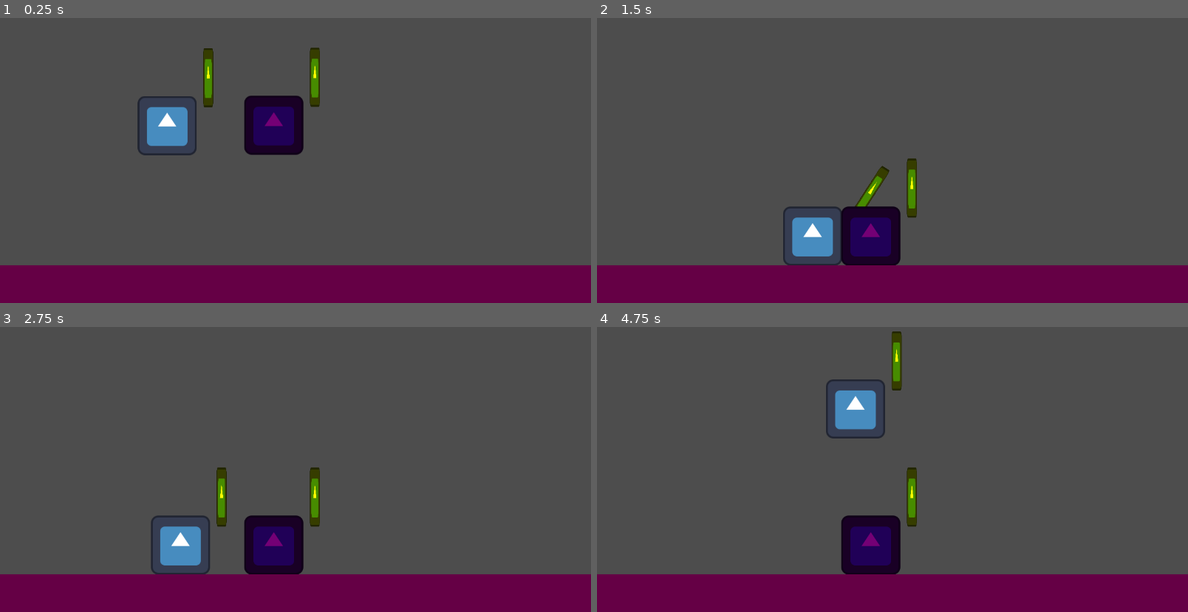
Above: before the commit, frames 1-4 (two rows, left to right).
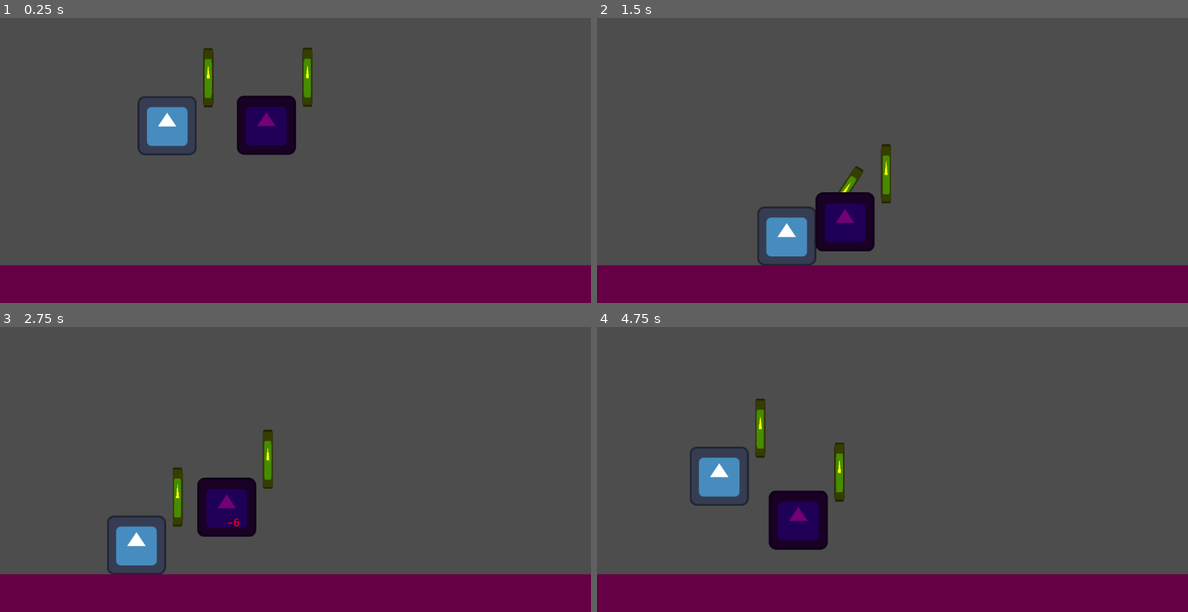
Above: after the commit, the same moments.

Repository: bjornarprytz/yggdrasil-prototype-1
Game: Godot game, scene res://main.tscn
Same seed, same stepped clock (60 frames per second), same inputs: the game is played once before the commit and once after it. The engine's default icon, where the game draws it, is replaced by a stand-in: a white triangle on a blue panel in a dark square.
Inputs:
- Up to frame 1 (0.25 s): no input
- Up to frame 2 (1.5 s): hold Space (jump) 0.53-1.28 s; hold Right (move_right) from 0.53 s (still down); tap F (attack_primary) at 1.35 s
- Up to frame 3 (2.75 s): tap Space (jump) at 1.52, 1.55, 1.82, 2.3 s; release Right (move_right) at 2.03 s; hold Left (move_left) from 2.03 s (still down); hold D (attack_secondary) from 2.03 s (still down)
- Up to frame 4 (4.75 s): release Left (move_left) at 2.78 s; release D (attack_secondary) at 2.78 s; hold Right (move_right) 2.78-4.28 s; tap S (special) at 2.85 s; tap Space (jump) at 3.02, 3.05, 3.32, 3.77, 3.8, 4.07, 4.35, 4.52 s; hold A (trinket) 3.53-4.28 s; hold Left (move_left) from 4.28 s (still down)

The runs differ from the first frame. In frame 1, 1.6% of the frame differs, in the area x 40-55%, y 10-48%; in frame 2, 5.0%; in frame 3, 7.1%; in frame 4, 8.0%, in the area x 15-55%, y 1-87%.

Commit message:
Some behaviour

Diff:
--- a/src/logic/action.gd
+++ b/src/logic/action.gd
@@ -2,7 +2,7 @@
 extends Resource
 
 var sequence: ActionSequence = ActionSequence.new()
-var effects: Array[Effect] = [DamageEffect.new(2, 4)]
+var effects: Array[Effect] = [DamageEffect.new(3, 7)]
 var cooldown: float = 0.0
 
 ## TODO: Implement cooldown
--- a/src/logic/state.gd
+++ b/src/logic/state.gd
@@ -3,4 +3,7 @@
 
 ## TODO: Set based on initial state
 
+func _init(stats: Stats) -> void:
+	health = stats.max_health
+
 var health: int = 100
--- a/src/logic/stats.gd
+++ b/src/logic/stats.gd
@@ -3,6 +3,6 @@
 
 ## Add Initial
 
-var move_speed: int = 169
-
-var jump_strength: int = 569
+@export var move_speed: int = 169
+@export var jump_strength: int = 569
+@export var max_health: int = 100
--- a/src/main.tscn
+++ b/src/main.tscn
@@ -1,15 +1,30 @@
-[gd_scene load_steps=4 format=3 uid="uid://cgrejd4v5ywd3"]
+[gd_scene load_steps=7 format=3 uid="uid://cgrejd4v5ywd3"]
 
 [ext_resource type="PackedScene" uid="uid://dxaceu7wfglun" path="res://props/player.tscn" id="1_ig7tw"]
 [ext_resource type="PackedScene" uid="uid://by2pd0whuhjf4" path="res://props/enemy.tscn" id="2_0xm2m"]
+[ext_resource type="Script" uid="uid://8gud4glhkef2" path="res://logic/stats.gd" id="3_1bvp3"]
 [ext_resource type="PackedScene" uid="uid://bextllqqjheys" path="res://props/world.tscn" id="3_h2yge"]
+
+[sub_resource type="Resource" id="Resource_1bvp3"]
+script = ExtResource("3_1bvp3")
+metadata/_custom_type_script = "uid://8gud4glhkef2"
+
+[sub_resource type="Resource" id="Resource_lquwl"]
+script = ExtResource("3_1bvp3")
+move_speed = 69
+jump_strength = 400
+max_health = 30
+metadata/_custom_type_script = "uid://8gud4glhkef2"
 
 [node name="Main" type="Node2D"]
 
 [node name="Player" parent="." instance=ExtResource("1_ig7tw")]
 position = Vector2(362, 307)
+stats = SubResource("Resource_1bvp3")
 
-[node name="Enemy" parent="." instance=ExtResource("2_0xm2m")]
+[node name="Enemy" parent="." node_paths=PackedStringArray("target") instance=ExtResource("2_0xm2m")]
 position = Vector2(593, 306)
+target = NodePath("../Player")
+stats = SubResource("Resource_lquwl")
 
 [node name="World" parent="." instance=ExtResource("3_h2yge")]
--- a/src/props/character.gd
+++ b/src/props/character.gd
@@ -8,8 +8,9 @@
 var vertical_velocity: float
 
 @export var weapon: Weapon
-@export var state: State = State.new()
-@export var stats: Stats = Stats.new()
+@export var stats: Stats
+
+@onready var state: State = State.new(stats)
 
 var damage_effect: CPUParticles2D
 
@@ -20,6 +21,10 @@
 
 	add_child(Create.text_float("-" + str(amount), Color.RED))
 
+	if state.health <= 0:
+		queue_free()
+		return
+
 func _process(delta: float) -> void:
 	if not is_on_floor():
 		vertical_velocity += ProjectSettings.get_setting("physics/2d/default_gravity") * delta
@@ -28,3 +33,7 @@
 	velocity = Vector2(horizontal_velocity * stats.move_speed, vertical_velocity)
 
 	move_and_slide()
+
+func execute_jump():
+	if is_on_floor():
+		vertical_velocity = - stats.jump_strength
--- a/src/props/enemy.gd
+++ b/src/props/enemy.gd
@@ -1,7 +1,19 @@
 class_name Enemy
 extends Character
 
+@export var target: Character
 
+func _process(delta: float) -> void:
+	super._process(delta)
+	if (is_on_floor()):
+		execute_jump()
+	if target:
+		if target.global_position.x > global_position.x:
+			horizontal_velocity = 1
+		else:
+			horizontal_velocity = -1
+	else:
+		horizontal_velocity = 0
 
 func _to_string() -> String:
 	return "Enemy"
--- a/src/props/player.gd
+++ b/src/props/player.gd
@@ -26,10 +26,6 @@
 func execute_special():
 	weapon.special_effect.resolve(self)
 
-func execute_jump():
-	if is_on_floor():
-		vertical_velocity = -stats.jump_strength
-
 func move(direction: float):
 	horizontal_velocity = direction
 
Not shown, changed: readme.md
